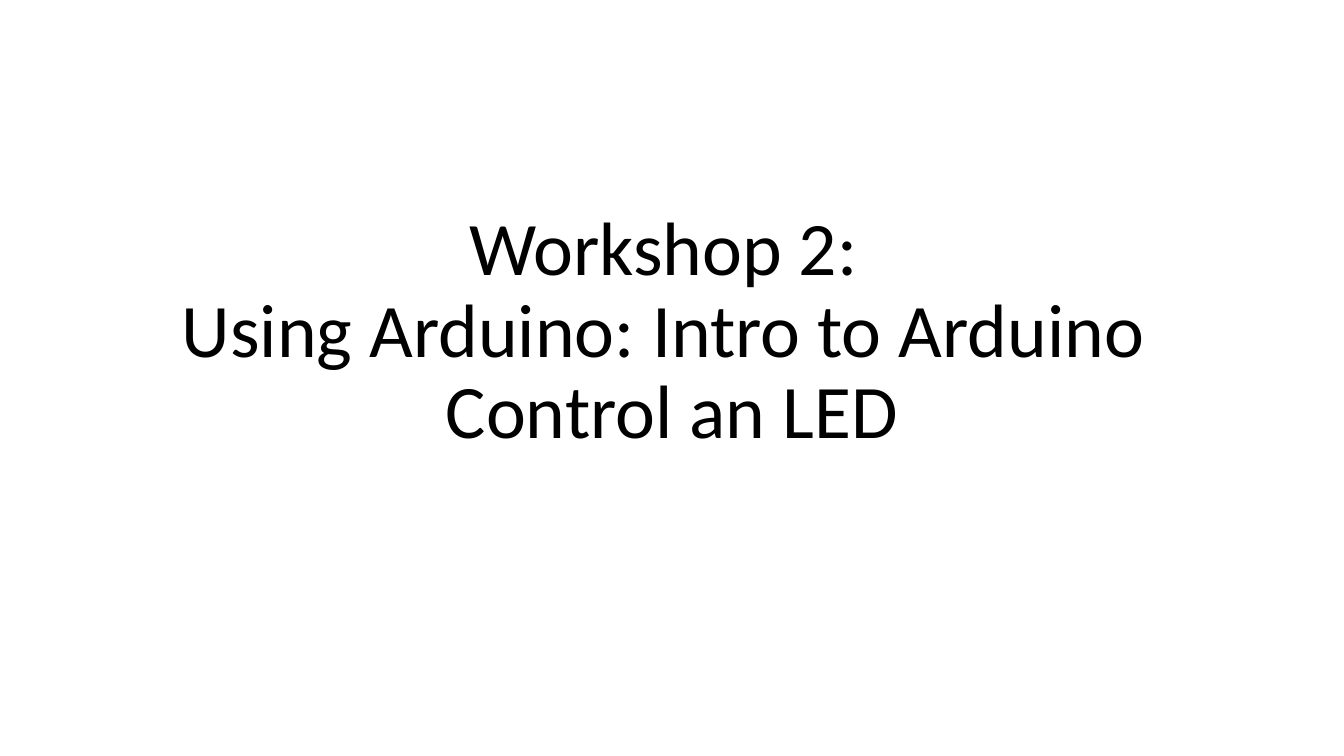
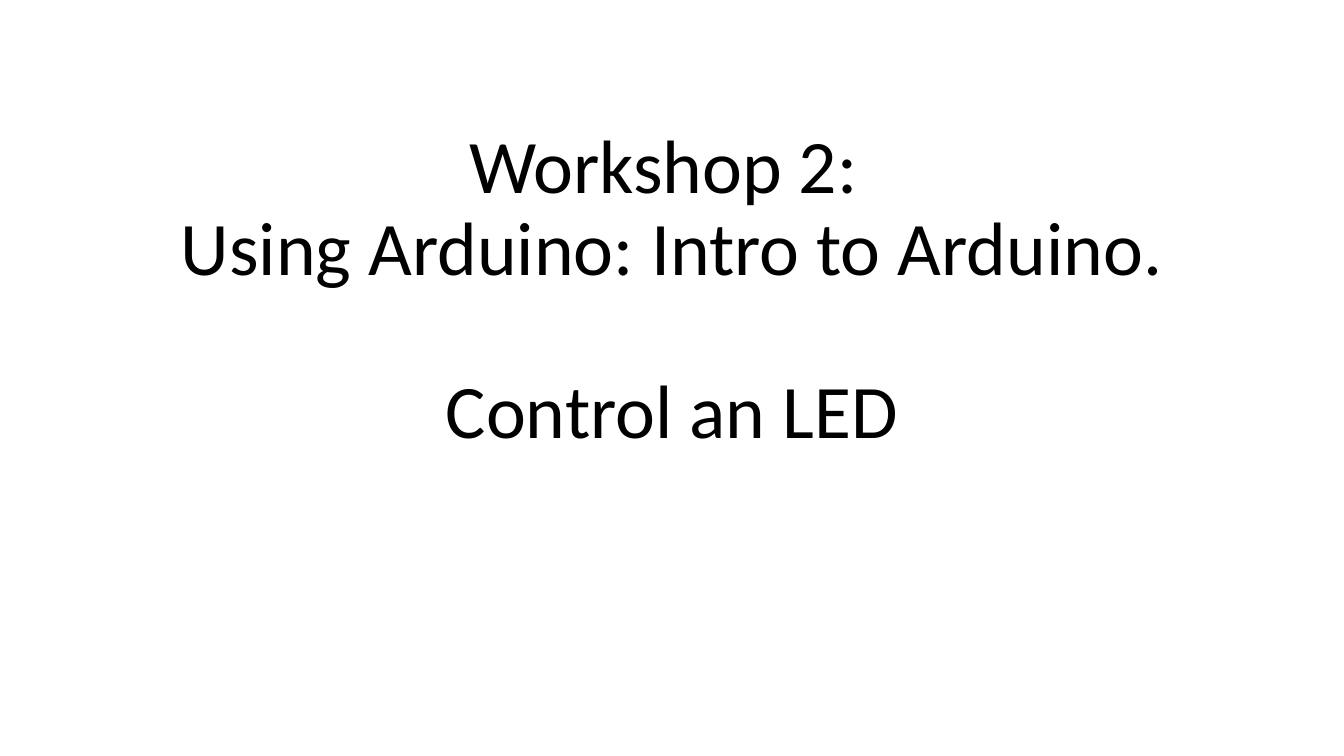
Before and after one commit to Runtime-Learner/McGill-BattleBots-Club, a slide deck: slide 1 of ECSE/Workshop-2/workshop2.pptx. Drawn at 1344x756 pixels with LibreOffice and Linux fonts; fonts in the diff are those of the drawing. Boxes give left, top, right and bottom in pixels: in the first picture for what was removed or moved away, otherwise in the second. Text is boxed around its words. In the diff, an @@ line names an element or a change of style, - is before the commit and + after.

```diff
--- a/ECSE/Workshop-2/workshop2.pptx
+++ b/ECSE/Workshop-2/workshop2.pptx
@@ title at (181, 140, 1162, 439): text changed @@
-Workshop 2:
-Using Arduino: Intro to Arduino
-Control an LED
+Workshop 2:
+Using Arduino: Intro to Arduino.
+Control an LED
```
Also in this commit, not shown: 8 other slides changed, 1 slide added, 1 slide removed, 3 other files.
